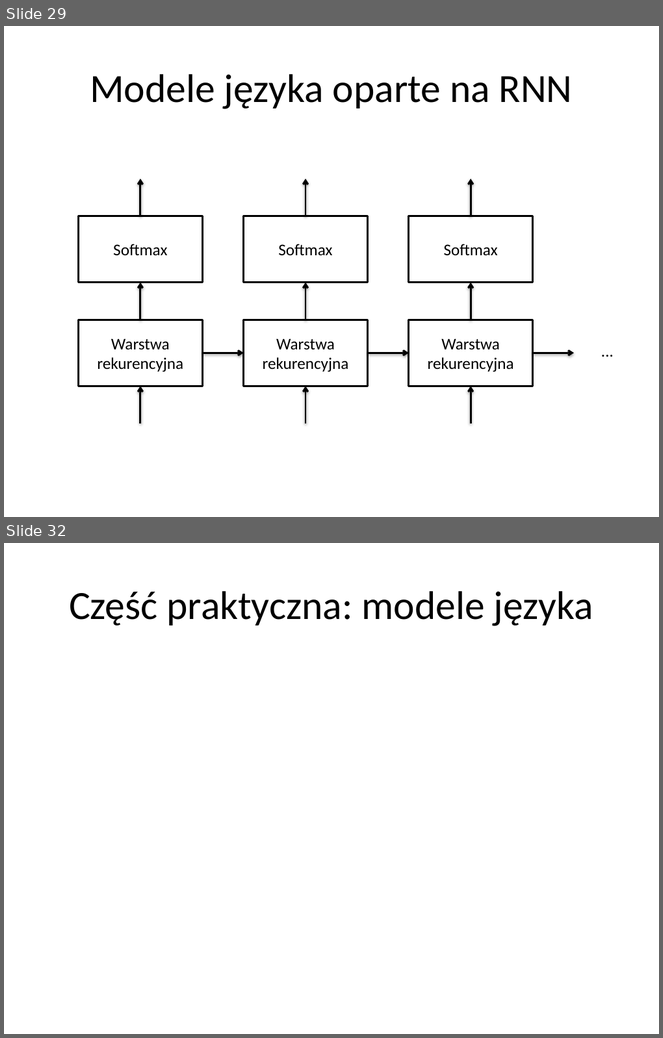
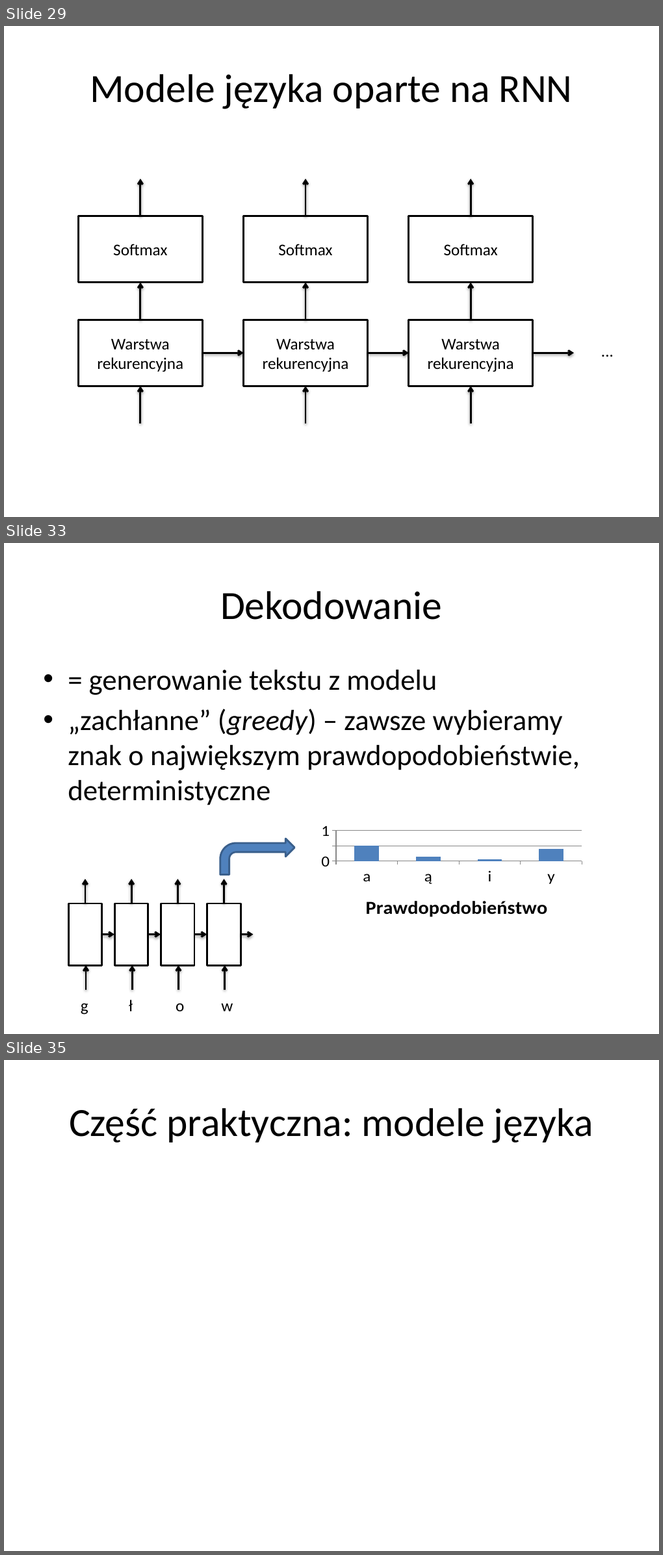
Before and after one commit to tomlimi/workshop-language-modeling, a slide deck: CaseWeek2018_LM.pptx. Shown one above the other, each under a label of ours: slides 29 and 32 before the commit, slides 29, 33 and 35 after it; the slides between them are not shown. The pictures are 663x1038 and 663x1555 pixels, drawn with LibreOffice and Linux fonts; fonts in the diff are those of the drawing. Boxes give left, top, right and bottom in pixels: in the first picture for what was removed or moved away, otherwise in the second. Text is boxed around its words. In the diff, an @@ line names an element or a change of style, - is before the commit and + after.

```diff
--- a/CaseWeek2018_LM.pptx
+++ b/CaseWeek2018_LM.pptx
@@ slide 33 added at <box>4,543,659,1034</box>, background #FFFFFF @@
@@ title added at <box>220,591,442,620</box>, 44 pt, text #000000 @@
+Dekodowanie
@@ text added at <box>68,670,580,806</box>, 32 pt, text #000000 @@
+• = generowanie tekstu z modelu
+• „zachłanne” (greedy) – zawsze wybieramy znak o największym prawdopodobieństwie, deterministyczne
@@ group added at <box>68,809,592,1015</box>: 12 arrows, 4 texts, 4 rectangles, 1 bent arrow, 1 column chart @@
+g
+ł
+o
+w
+title "Prawdopodobieństwo"
+categories: a, ą, i, y
+Prawdopodobieństwo: 0.5, 0.15, 0.05, 0.4
@@ what was slide 32 is now slide 35 @@
```
Also in this commit, not shown: 4 slides changed, 2 other slides added, 1 other file.
